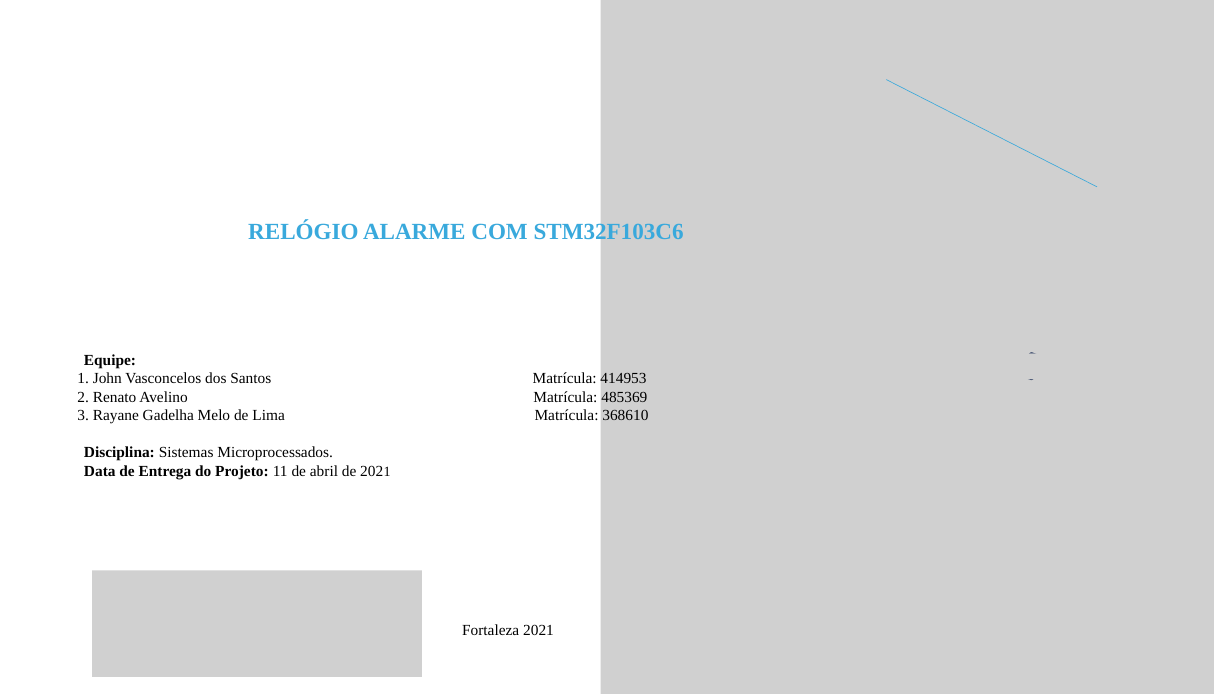
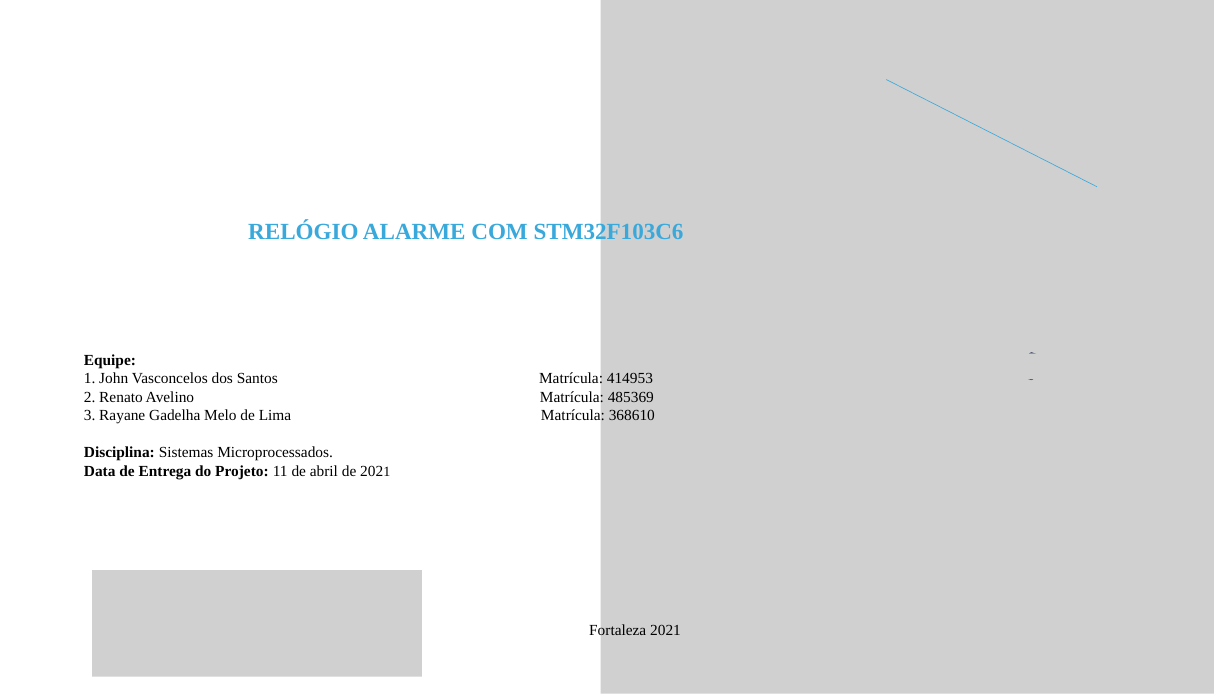
Before and after one commit to Johnvasc/BlueClock_Rel-gio_bluetooth_2020.2, a slide deck: slide 1 of RELÓGIO ALARME COM STM32F103C6.pptx. Drawn at 1232x694 pixels with LibreOffice and Linux fonts; fonts in the diff are those of the drawing; grey boxes stand for pictures; background and template pictures are left out. Boxes give left, top, right and bottom in pixels: in the first picture for what was removed or moved away, otherwise in the second. Text is boxed around its words. In the diff, an @@ line names an element or a change of style, - is before the commit and + after.

```diff
--- a/RELÓGIO ALARME COM STM32F103C6.pptx
+++ b/RELÓGIO ALARME COM STM32F103C6.pptx
@@ text "Equipe:" rewrapped from [77, 354, 648, 635] to [84, 354, 681, 639] @@
```
Also in this commit, not shown: 12 other slides changed, 1 other file.
